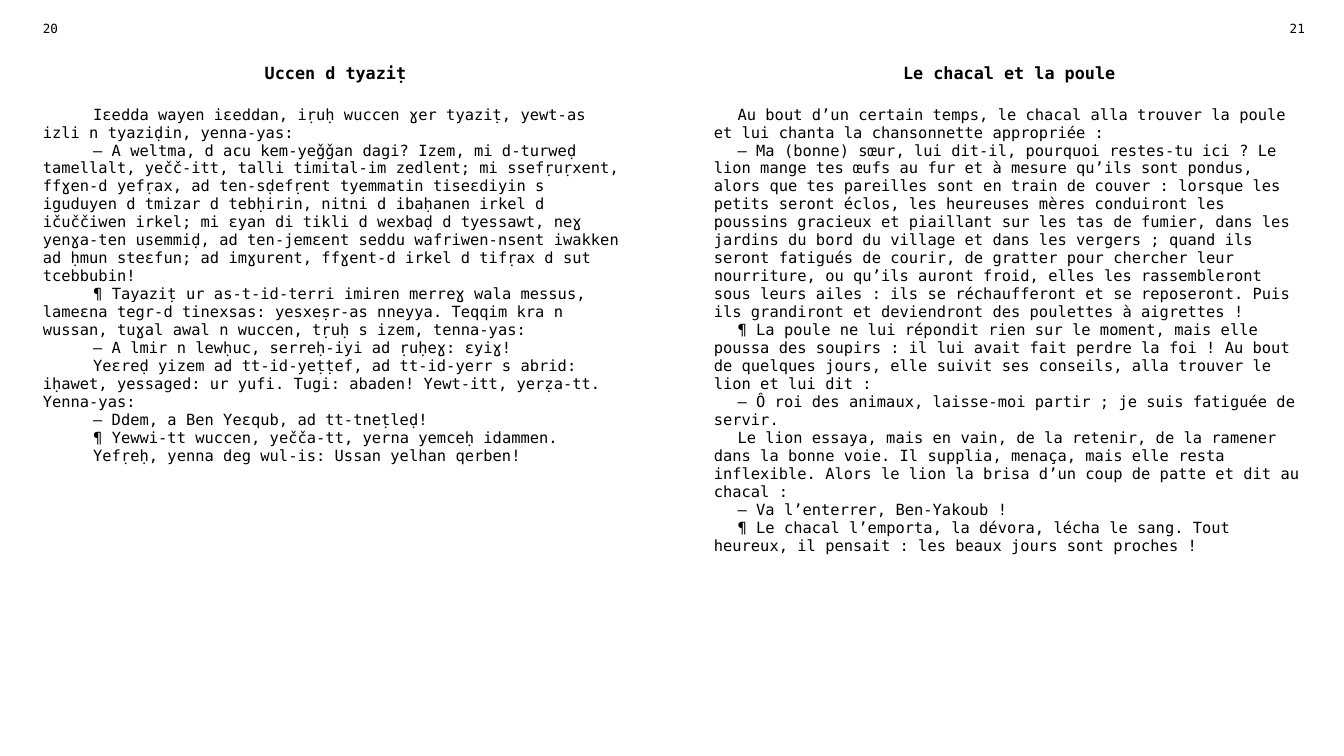
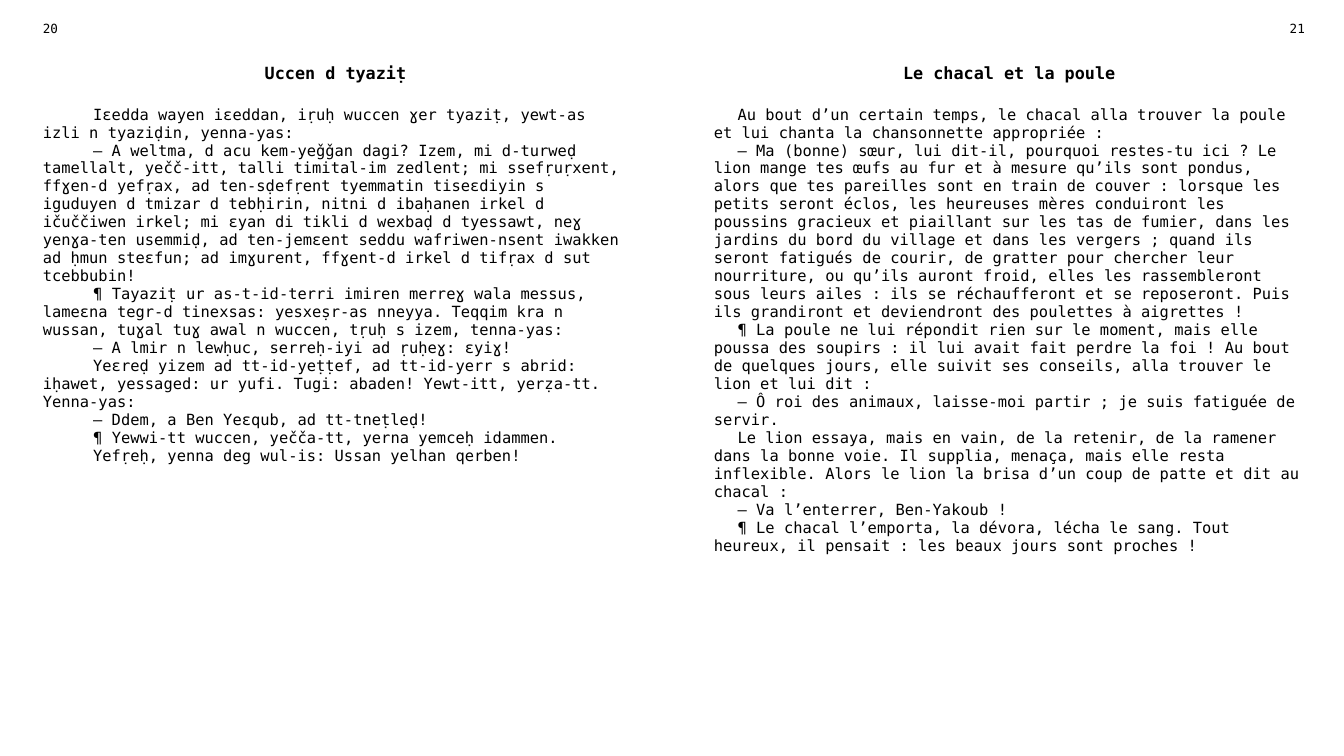
Before and after one commit to sferhah/tamacahut_n_wuccen, a slide deck: slide 8 of Uccen.ConsoleApp/Resources/pptx/uccen.pptx. Drawn at 1344x756 pixels with LibreOffice and Linux fonts; fonts in the diff are those of the drawing. Boxes give left, top, right and bottom in pixels: in the first picture for what was removed or moved away, otherwise in the second. Text is boxed around its words. In the diff, an @@ line names an element or a change of style, - is before the commit and + after.

```diff
--- a/Uccen.ConsoleApp/Resources/pptx/uccen.pptx
+++ b/Uccen.ConsoleApp/Resources/pptx/uccen.pptx
@@ table at (32, 16, 1315, 729) @@
-row 3, column 1: Iɛedda wayen iɛeddan, iṛuḥ wuccen ɣer tyaziṭ, yewt-as izli n tyaziḍin, yenna-yas: / — A weltma, d acu kem-yeǧǧan dagi? Izem, mi d-turweḍ tamellalt, yečč-itt, talli timital-im zedlent; mi ssefṛuṛxent, ffɣen-d yefṛax, ad ten-sḍefṛent tyemmatin tiseɛdiyin s iguduyen d tmizar d tebḥirin, nitni d ibaḥanen irkel d ičuččiwen irkel; mi ɛyan di tikli d wexbaḍ d tyessawt, neɣ yenɣa-ten usemmiḍ, ad ten-jemɛent seddu wafriwen-nsent iwakken ad ḥmun steɛfun; ad imɣurent, ffɣent-d irkel d tifṛax d sut tcebbubin! / ¶ Tayaziṭ ur as-t-id-terri imiren merreɣ wala messus, lameɛna tegr-d tinexsas: yesxeṣr-as nneyya. Teqqim kra n wussan, tuɣal awal n wuccen, tṛuḥ s izem, tenna-yas: / — A lmir n lewḥuc, serreḥ-iyi ad ṛuḥeɣ: ɛyiɣ! / Yeɛreḍ yizem ad tt-id-yeṭṭef, ad tt-id-yerr s abrid: iḥawet, yessaged: ur yufi. Tugi: abaden! Yewt-itt, yerẓa-tt. Yenna-yas: / — Ddem, a Ben Yeɛqub, ad tt-tneṭleḍ! / ¶ Yewwi-tt wuccen, yečča-tt, yerna yemceḥ idammen. / Yefṛeḥ, yenna deg wul-is: Ussan yelhan qerben!
+row 3, column 1: Iɛedda wayen iɛeddan, iṛuḥ wuccen ɣer tyaziṭ, yewt-as izli n tyaziḍin, yenna-yas: / — A weltma, d acu kem-yeǧǧan dagi? Izem, mi d-turweḍ tamellalt, yečč-itt, talli timital-im zedlent; mi ssefṛuṛxent, ffɣen-d yefṛax, ad ten-sḍefṛent tyemmatin tiseɛdiyin s iguduyen d tmizar d tebḥirin, nitni d ibaḥanen irkel d ičuččiwen irkel; mi ɛyan di tikli d wexbaḍ d tyessawt, neɣ yenɣa-ten usemmiḍ, ad ten-jemɛent seddu wafriwen-nsent iwakken ad ḥmun steɛfun; ad imɣurent, ffɣent-d irkel d tifṛax d sut tcebbubin! / ¶ Tayaziṭ ur as-t-id-terri imiren merreɣ wala messus, lameɛna tegr-d tinexsas: yesxeṣr-as nneyya. Teqqim kra n wussan, tuɣal tuɣ awal n wuccen, tṛuḥ s izem, tenna-yas: / — A lmir n lewḥuc, serreḥ-iyi ad ṛuḥeɣ: ɛyiɣ! / Yeɛreḍ yizem ad tt-id-yeṭṭef, ad tt-id-yerr s abrid: iḥawet, yessaged: ur yufi. Tugi: abaden! Yewt-itt, yerẓa-tt. Yenna-yas: / — Ddem, a Ben Yeɛqub, ad tt-tneṭleḍ! / ¶ Yewwi-tt wuccen, yečča-tt, yerna yemceḥ idammen. / Yefṛeḥ, yenna deg wul-is: Ussan yelhan qerben!
```
Also in this commit, not shown: 20 other slides changed, 7 other files.
